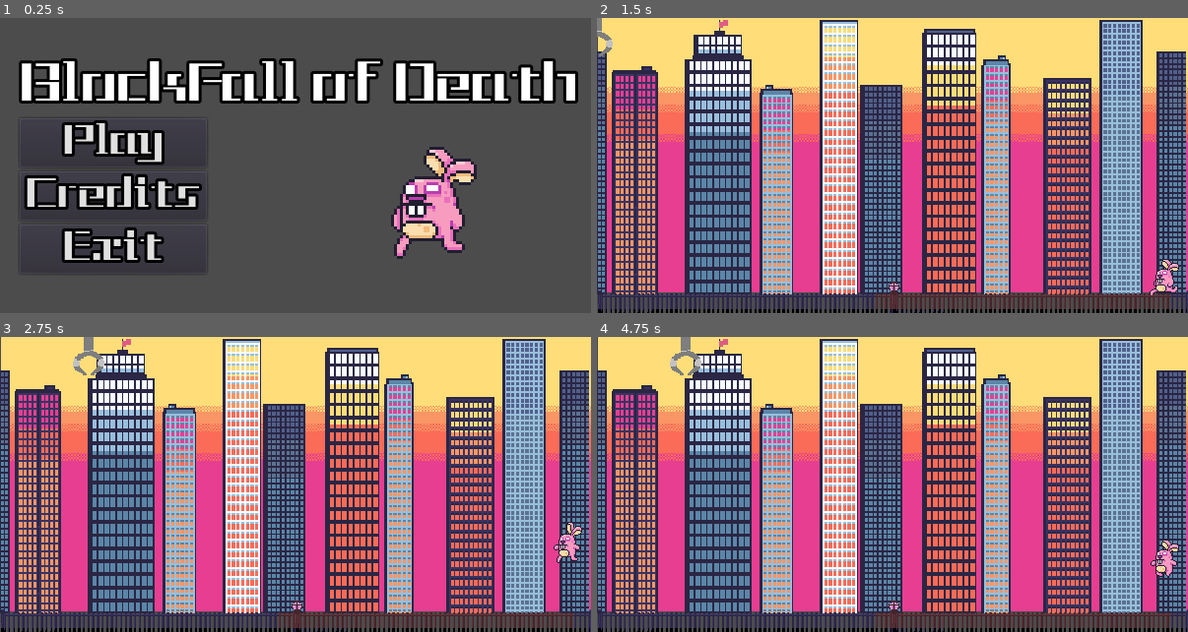
Above: before the commit, frames 1-4 (two rows, left to right).
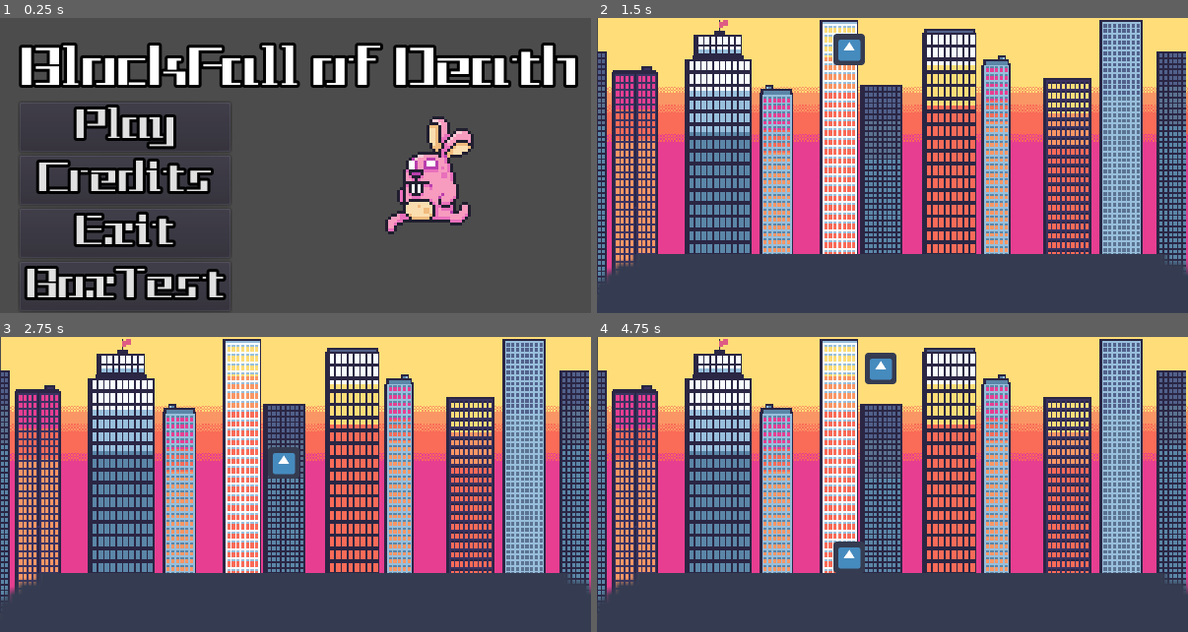
Above: after the commit, the same moments.

Repository: TinSlim/Block-Fall-of-Death
Game: Godot game, scene res://scenes/ui/main_menu.tscn
The game is run twice, just before and just after one commit, with the same random seed, the same clock (stepped at 60 frames per second) and the same inputs. The engine's default icon, where the game draws it, is replaced by a stand-in: a white triangle on a blue panel in a dark square.
Inputs (mouse positions are in pixels of both pictures, inside the frame that each line leads up to):
- Up to frame 1 (0.25 s): no input
- Up to frame 2 (1.5 s): click (721, 286) at 0.5 s, where only the run after the commit has a clickable "BoxTest"; click (709, 141) at 1.25 s, where only the run before the commit has a clickable "Play"
- Up to frame 3 (2.75 s): hold D (move_claw_right) from 2.03 s (still down); tap Up (move_player_up) at 2.27 s
- Up to frame 4 (4.75 s): tap Up (move_player_up) at 3.02, 4.52 s; release D (move_claw_right) at 3.53 s; hold A (move_claw_left) 3.53-4.28 s; hold D (move_claw_right) from 4.28 s (still down)

The runs differ from the first frame. In frame 1, 26% of the frame differs, in the area x 3-98%, y 8-99%; in frame 2, 12%; in frame 3, 12%; in frame 4, 13%.

Commit message:
Añadido test de funcionalidad con bloques

Diff:
--- a/scenes/figura.tscn
+++ b/scenes/figura.tscn
@@ -7,6 +7,7 @@
 extents = Vector2( 18.5, 38 )
 
 [node name="Bloque" type="Area2D"]
+scale = Vector2( 0.5, 0.5 )
 script = ExtResource( 2 )
 
 [node name="CollisionShape2D" type="CollisionShape2D" parent="."]
--- a/scenes/nivelTetris.tscn
+++ b/scenes/nivelTetris.tscn
@@ -1,8 +1,10 @@
-[gd_scene load_steps=5 format=2]
+[gd_scene load_steps=7 format=2]
 
 [ext_resource path="res://scripts/grilla.gd" type="Script" id=1]
 [ext_resource path="res://icon.png" type="Texture" id=2]
 [ext_resource path="res://scripts/suelo.gd" type="Script" id=3]
+[ext_resource path="res://sprites/evening buildings front.png" type="Texture" id=4]
+[ext_resource path="res://sprites/evening sky.png" type="Texture" id=5]
 
 [sub_resource type="RectangleShape2D" id=1]
 extents = Vector2( 30.7, 30.8889 )
@@ -12,8 +14,23 @@
 [node name="Node2D" type="Node2D" parent="."]
 script = ExtResource( 1 )
 
+[node name="BackGround" type="StaticBody2D" parent="Node2D"]
+show_behind_parent = true
+position = Vector2( 191, 189 )
+
+[node name="Sprite" type="Sprite" parent="Node2D/BackGround"]
+show_behind_parent = true
+position = Vector2( 110.5, -49.5 )
+scale = Vector2( 1.58158, 1.55 )
+texture = ExtResource( 5 )
+
+[node name="Sprite2" type="Sprite" parent="Node2D/BackGround"]
+position = Vector2( 107.5, -47.375 )
+scale = Vector2( 1.57632, 1.89966 )
+texture = ExtResource( 4 )
+
 [node name="Suelo" type="StaticBody2D" parent="Node2D"]
-position = Vector2( 306, 517 )
+position = Vector2( 308, 528 )
 scale = Vector2( 10, 9 )
 script = ExtResource( 3 )
 __meta__ = {
--- a/scenes/ui/main_menu.gd
+++ b/scenes/ui/main_menu.gd
@@ -3,14 +3,19 @@
 onready var play = $VBoxContainer/HBoxContainer/VBoxContainer2/Play
 onready var credits = $VBoxContainer/HBoxContainer/VBoxContainer2/Credits
 onready var exit = $VBoxContainer/HBoxContainer/VBoxContainer2/Exit
+onready var play2 = $VBoxContainer/HBoxContainer/VBoxContainer2/Play2
 
 func _ready():
 	play.connect("pressed",self,"_on_play_pressed")
 	credits.connect("pressed",self,"_on_credits_pressed")
 	exit.connect("pressed",self,"_on_exit_pressed")
+	play2.connect("pressed",self,"_on_play2_pressed")
 
 func _on_play_pressed():
 	get_tree().change_scene("res://scenes/nivel.tscn")
+
+func _on_play2_pressed():
+	get_tree().change_scene("res://scenes/nivelTetris.tscn")
 
 func _on_credits_pressed():
 	print(".....")
--- a/scenes/ui/main_menu.tscn
+++ b/scenes/ui/main_menu.tscn
@@ -79,9 +79,9 @@
 
 [node name="VBoxContainer" type="VBoxContainer" parent="."]
 margin_left = 25.0
-margin_top = 41.0
+margin_top = 25.0
 margin_right = 591.0
-margin_bottom = 259.0
+margin_bottom = 297.0
 size_flags_vertical = 4
 
 [node name="Label" type="Label" parent="VBoxContainer"]
@@ -94,32 +94,39 @@
 [node name="HBoxContainer" type="HBoxContainer" parent="VBoxContainer"]
 margin_top = 60.0
 margin_right = 566.0
-margin_bottom = 218.0
+margin_bottom = 272.0
 
 [node name="VBoxContainer2" type="VBoxContainer" parent="VBoxContainer/HBoxContainer"]
-margin_right = 190.0
-margin_bottom = 158.0
+margin_right = 214.0
+margin_bottom = 212.0
 
 [node name="Play" type="Button" parent="VBoxContainer/HBoxContainer/VBoxContainer2"]
-margin_right = 190.0
+margin_right = 214.0
 margin_bottom = 50.0
 text = "Play"
 
 [node name="Credits" type="Button" parent="VBoxContainer/HBoxContainer/VBoxContainer2"]
 margin_top = 54.0
-margin_right = 190.0
+margin_right = 214.0
 margin_bottom = 104.0
 text = "Credits"
 
 [node name="Exit" type="Button" parent="VBoxContainer/HBoxContainer/VBoxContainer2"]
 margin_top = 108.0
-margin_right = 190.0
+margin_right = 214.0
 margin_bottom = 158.0
 text = "Exit"
+
+[node name="Play2" type="Button" parent="VBoxContainer/HBoxContainer/VBoxContainer2"]
+margin_top = 162.0
+margin_right = 214.0
+margin_bottom = 212.0
+text = "BoxTest"
 
 [node name="AnimatedSprite" type="AnimatedSprite" parent="VBoxContainer/HBoxContainer"]
 position = Vector2( 419, 77 )
 scale = Vector2( 3, 3 )
 frames = SubResource( 14 )
+frame = 10
 speed_scale = 4.0
 playing = true
--- a/scripts/grilla.gd
+++ b/scripts/grilla.gd
@@ -8,7 +8,7 @@
 var movement_counter = 0
 var movement_dif = 30
 var init_pos = Vector2(8,0)
-var BLOCK_SIZE = 64
+var BLOCK_SIZE = 32
 
 var Bloque = preload("res://scenes/figura.tscn")
 #export(PacketScene) var Bloque
Binary file added: sprites/box.png
